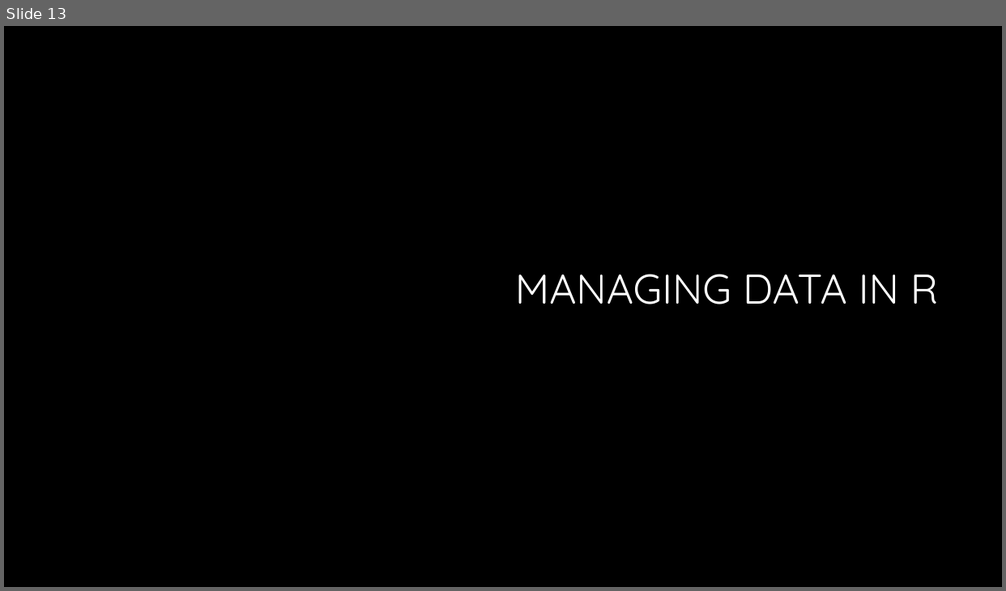
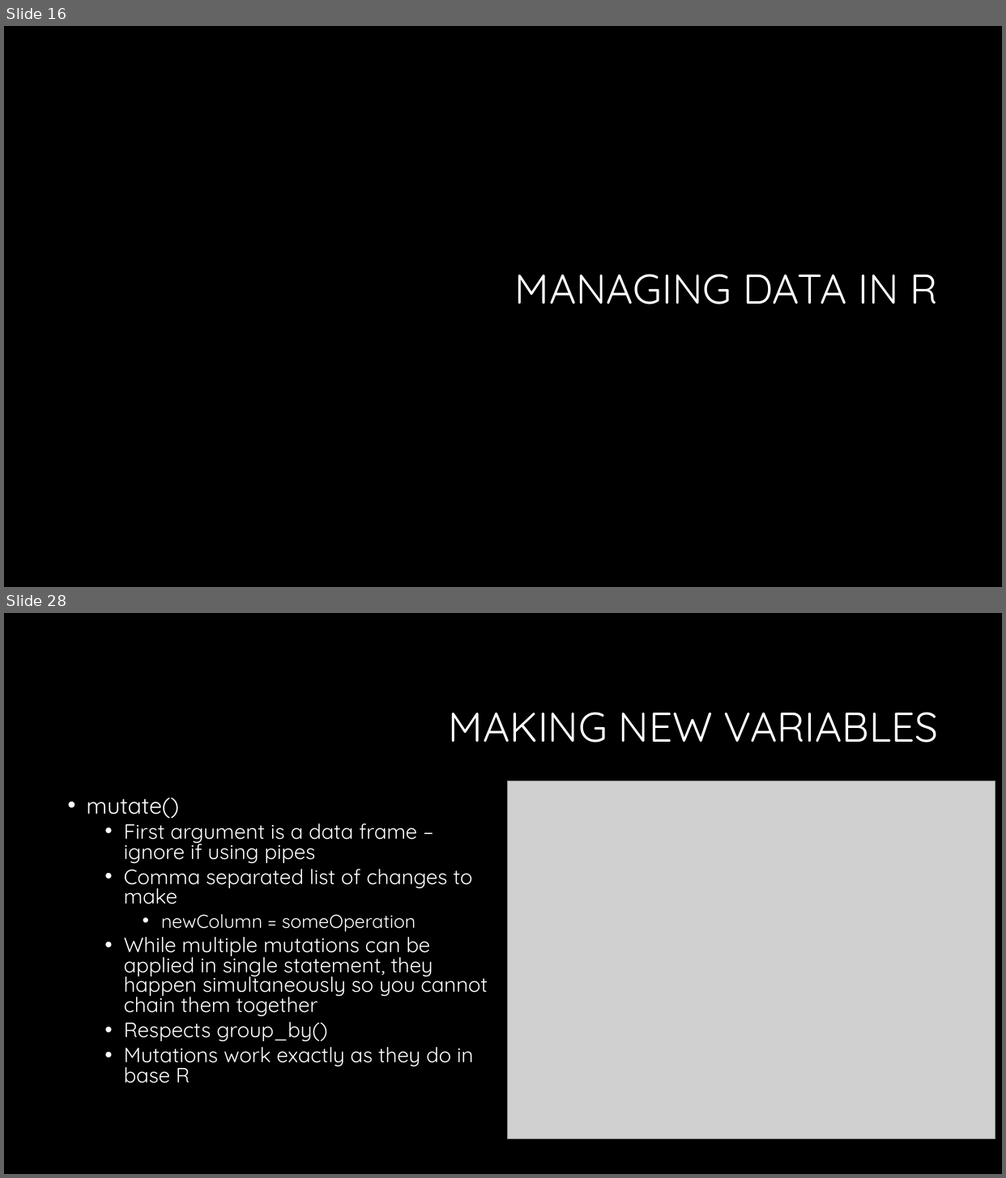
Before and after one commit to bmewing/TCQF2016, a slide deck: Reproducible data analysis.pptx. Shown one above the other, each under a label of ours: slide 13 before the commit, slides 16 and 28 after it; the slides between them are not shown. The pictures are 1006x591 and 1006x1178 pixels, drawn with LibreOffice and Linux fonts; fonts in the diff are those of the drawing; grey boxes stand for pictures; background and template pictures are left out. Boxes give left, top, right and bottom in pixels: in the first picture for what was removed or moved away, otherwise in the second. Text is boxed around its words. In the diff, an @@ line names an element or a change of style, - is before the commit and + after.

```diff
--- a/Reproducible data analysis.pptx
+++ b/Reproducible data analysis.pptx
@@ slide 28 added at [4, 613, 1002, 1174], background #000000 @@
@@ title added at [449, 712, 938, 743], 40 pt, text #FFFFFF @@
+MAKING NEW VARIABLES
@@ picture added at [508, 781, 995, 1139] @@
@@ text added at [87, 798, 488, 1084], 20 pt, text #FFFFFF @@
+• mutate()
+  • First argument is a data frame – ignore if using pipes
+  • Comma separated list of changes to make
+    • newColumn = someOperation
+  • While multiple mutations can be applied in single statement, they happen simultaneously so you cannot chain them together
+  • Respects group_by()
+  • Mutations work exactly as they do in base R
@@ what was slide 13 is now slide 16 @@
```
Also in this commit, not shown: 25 other slides added, 1 slide removed, 5 other files.
